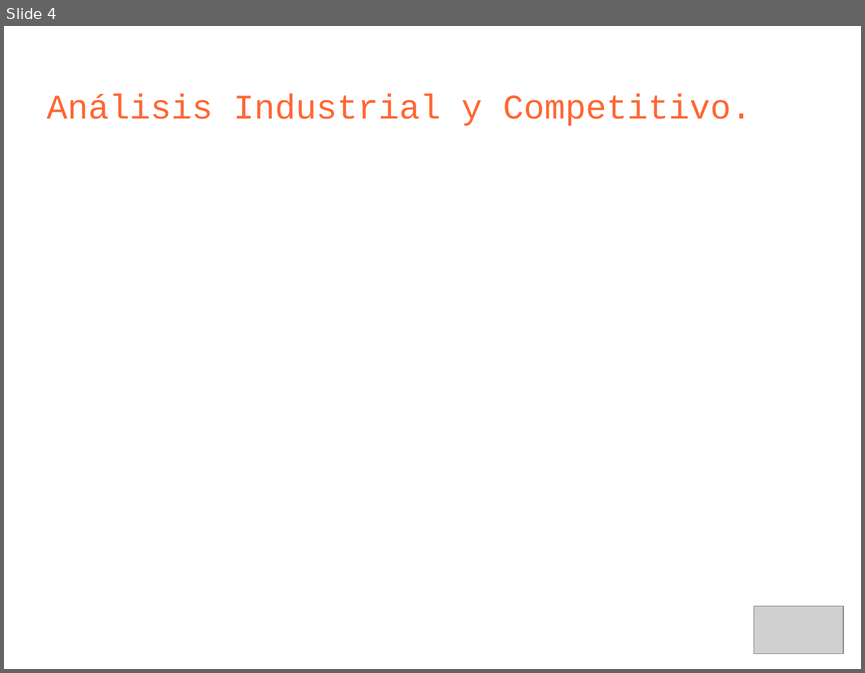
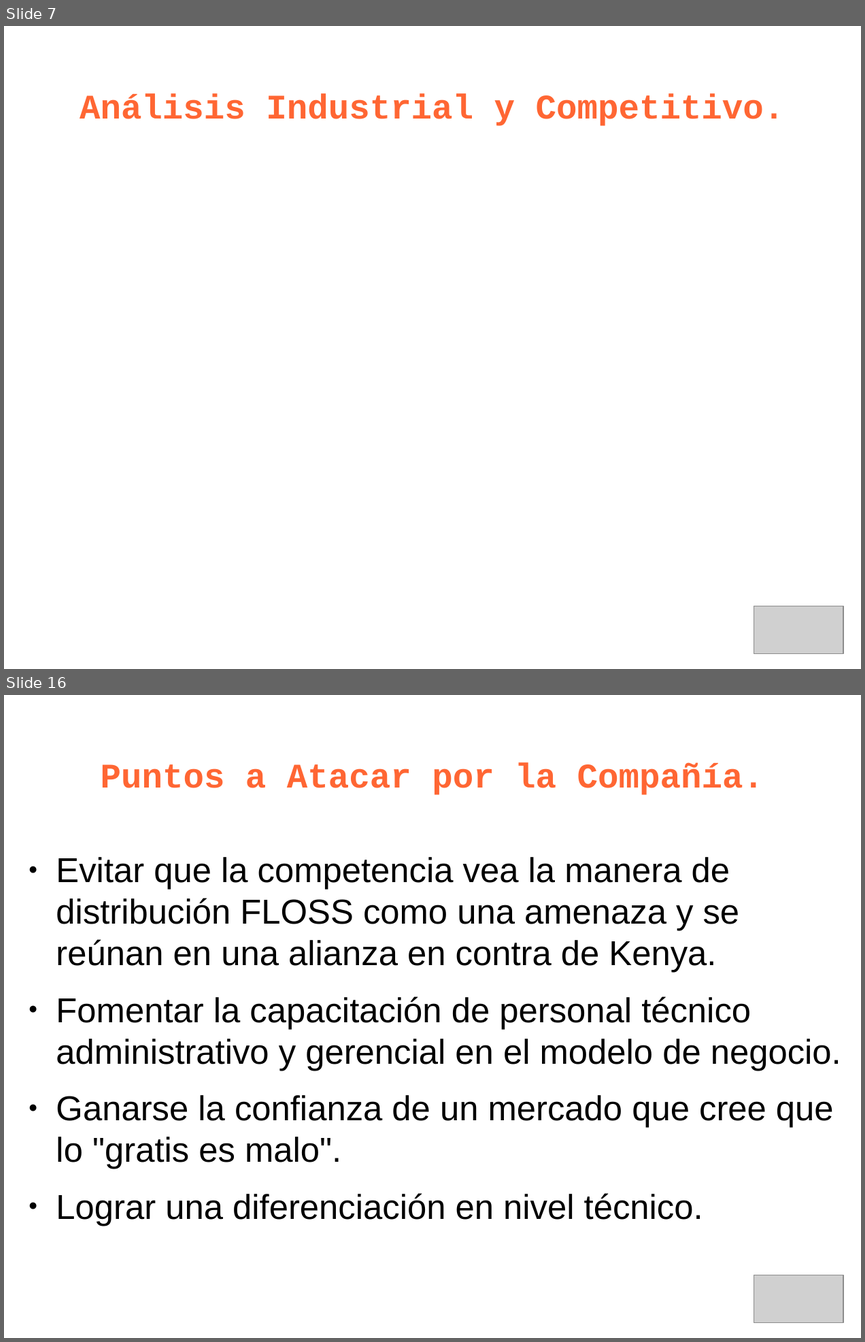
Before and after one commit to leliel12/jbc-utn, a slide deck: 5to/ger_est/kenya_p.odp. Shown one above the other, each under a label of ours: slide 4 before the commit, slides 7 and 16 after it; the slides between them are not shown. The pictures are 865x673 and 865x1342 pixels, drawn with LibreOffice and Linux fonts; fonts in the diff are those of the drawing; grey boxes stand for pictures. Boxes give left, top, right and bottom in pixels: in the first picture for what was removed or moved away, otherwise in the second. Text is boxed around its words. In the diff, an @@ line names an element or a change of style, - is before the commit and + after.

```diff
--- a/5to/ger_est/kenya_p.odp
+++ b/5to/ger_est/kenya_p.odp
@@ slide 16 added at (x1=4, y1=695, x2=861, y2=1338), background #FFFFFF @@
@@ title added at (x1=101, y1=763, x2=764, y2=795), 32 pt, text #FF6633, bold @@
+Puntos a Atacar por la Compañía.
@@ text added at (x1=56, y1=857, x2=841, y2=1225), 32 pt, text #000000 @@
+● Evitar que la competencia vea la manera de distribución FLOSS como una amenaza y se reúnan en una alianza en contra de Kenya.
+● Fomentar la capacitación de personal técnico administrativo y gerencial en el modelo de negocio.
+● Ganarse la confianza de un mercado que cree que lo "gratis es malo".
+● Lograr una diferenciación en nivel técnico.
@@ picture added at (x1=754, y1=1275, x2=844, y2=1323) @@
@@ what was slide 4 is now slide 7 @@
@@ slide 7 changed as well @@
@@ title "Análisis Industrial y Competitivo." at (x1=79, y1=94, x2=785, y2=126): bold on; alignment left to centre @@
```
Also in this commit, not shown: 3 other slides changed, 12 other slides added, 2 slides removed, 3 other files.
